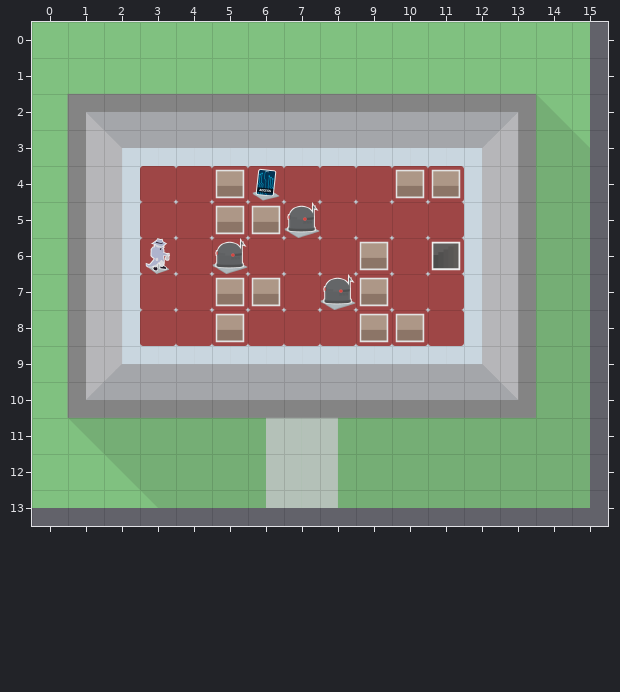
Tiled map (JSON), stored at src/resources/maps/level-2-floor-1.json. The first picture shows the starting point.
Cells are 75x75 px. Shown: x 0..15, y 0..13.
Now the later version:
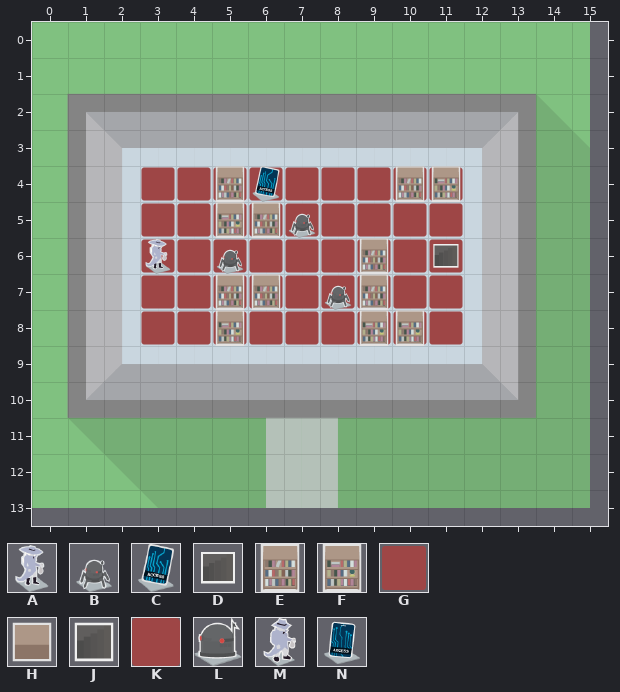
Key: from "assets": A 0 "START", B 2 "ENEMY", C 11 "KEY", D 15 "EXIT", E 18 "WALL", F 19 "WALL", G 59 "BLANK"; from "tiles": H 0, J 1, K 5, L 6, M 7, N 9.
_ is an empty cell.
The author wrote: Test conversion of level 2 floor 1 to new tileset (w/ properties)
Changes in this commit:
Layer "Tiles":
y 4..8: x 3..11 KKKKKKKKK -> GGGGGGGGG
Layer "Assets":
y 4: x 5..6 HN -> EC; x 10..11 HH -> EF
y 5: x 5..7 HHL -> FEB
y 6: x 3 M -> A; x 5 L -> B; x 9 H -> E; x 11 J -> D
y 7: x 5..6 HH -> EE; x 8..9 LH -> BE
y 8: x 5 H -> F; x 9..10 HH -> FF
Boxes around the changes in both pictures, in picture pixels (x1, y1, x2, y2):
changed: (140, 166, 464, 346)
